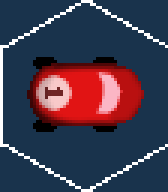
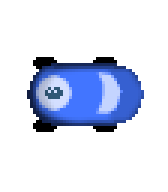
Layer changes from the first 168x192 image to the second:
hid "Layer" over [left=36, top=75, right=72, bottom=111]
added layer "Pasted Layer #4" (77%) above "Layer copy #2" over [left=36, top=75, right=72, bottom=111]
painted on "Pasted Layer #2" over [left=96, top=72, right=123, bottom=114]
painted on "Pasted Layer" over [left=27, top=63, right=144, bottom=126]
hid "Screen Shot 2018-04-21 at 4.58.20 PM.png" over [left=0, top=0, right=168, bottom=192]
hid "Background" over [left=0, top=0, right=168, bottom=192]
